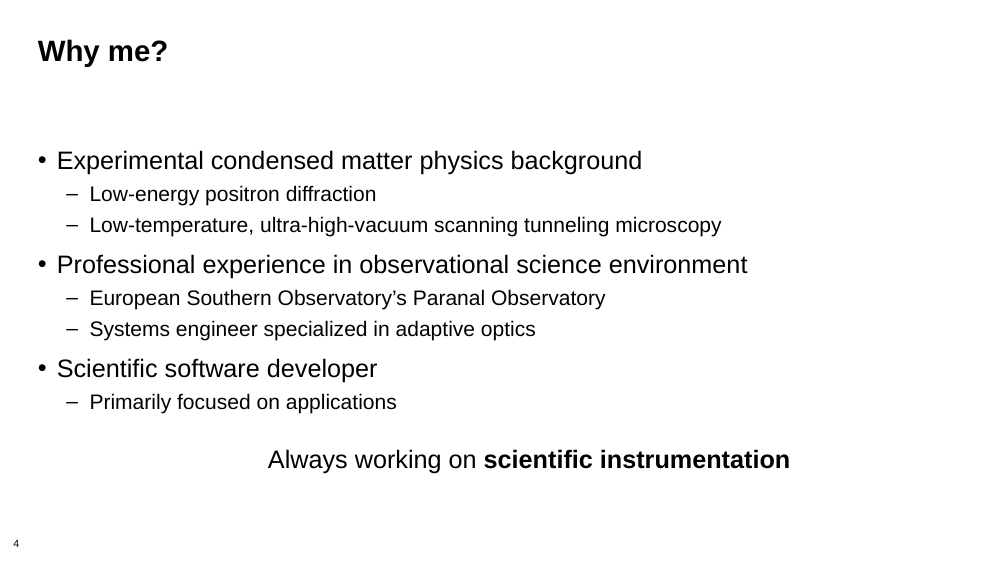
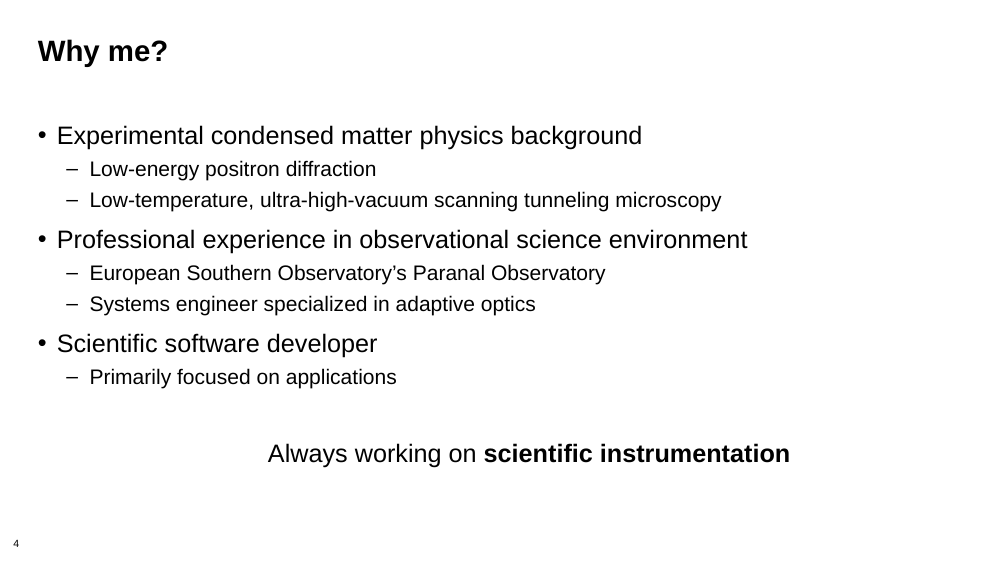
Before and after one commit to bssw-tutorial/presentations, a slide deck: slide 4 of lab-notebooks.pptx. Drawn at 1008x567 pixels with LibreOffice and Linux fonts; fonts in the diff are those of the drawing; background and template pictures are left out. Boxes give left, top, right and bottom in pixels: in the first picture for what was removed or moved away, otherwise in the second. Text is boxed around its words. In the diff, an @@ line names an element or a change of style, - is before the commit and + after.

```diff
--- a/lab-notebooks.pptx
+++ b/lab-notebooks.pptx
@@ text "Experimental condensed matter physics background": place and size @@
-text "Experimental condensed matter physics background" at <box>57,150,748,413</box>
+text "Experimental condensed matter physics background" at <box>57,125,748,389</box>
@@ text "Always working on scientific instrumentation": place and size @@
-text "Always working on scientific instrumentation" at <box>268,449,790,474</box>
+text "Always working on scientific instrumentation" at <box>268,443,790,467</box>
```
Also in this commit, not shown: 4 other slides changed, 1 slide added, 1 slide removed.
